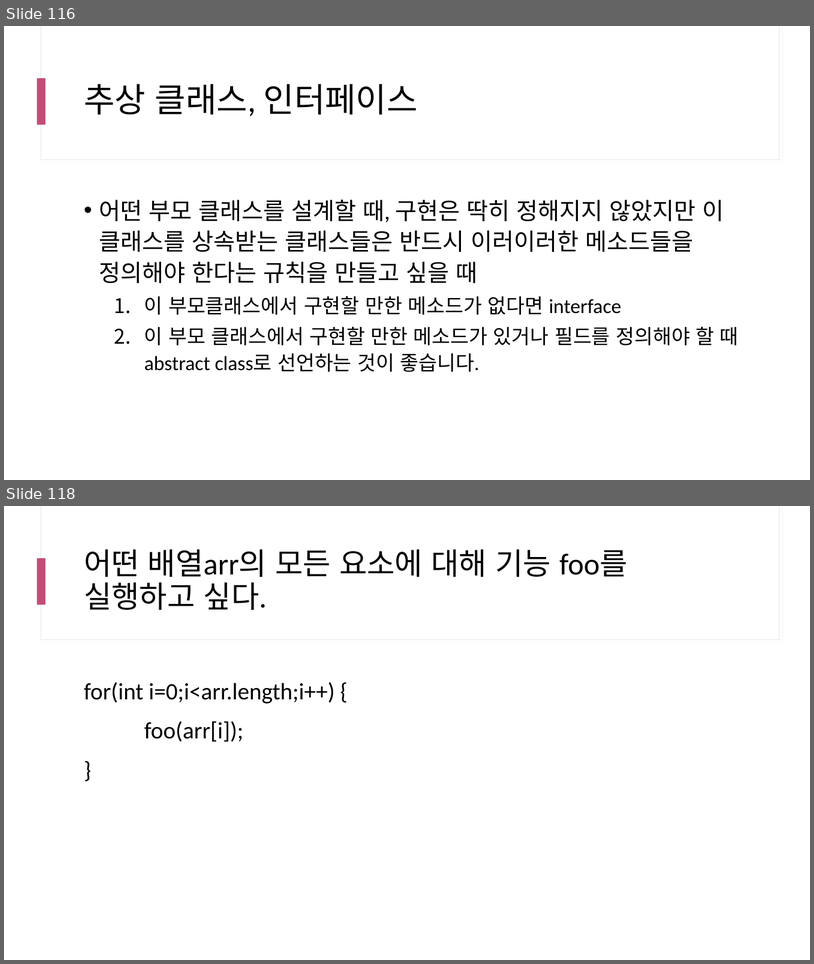
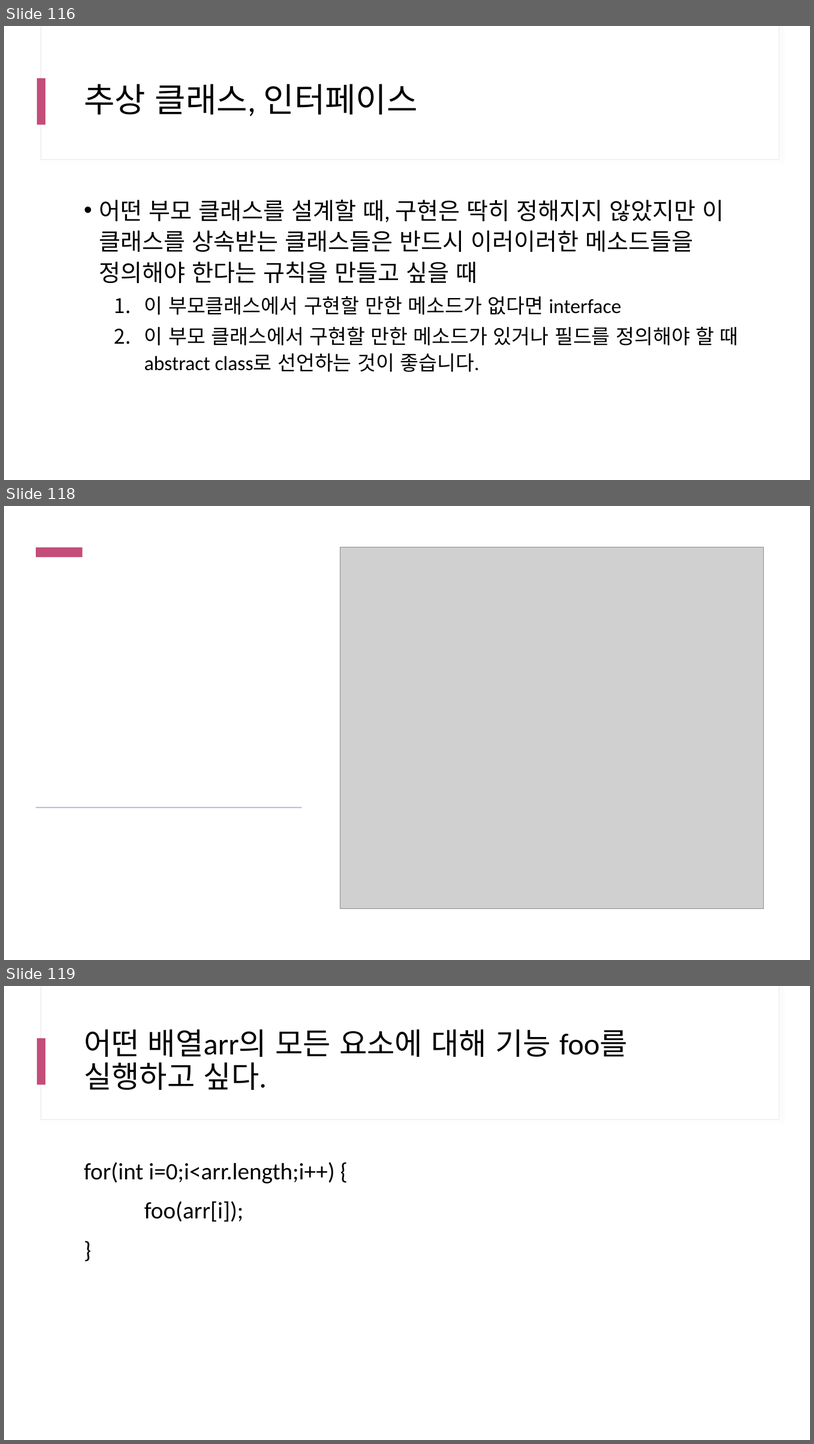
Before and after one commit to yhs0602/SPLIT_lecture_examples, a slide deck: docs/SPLIT 17차 Java.pptx. Shown one above the other, each under a label of ours: slides 116 and 118 before the commit, slides 116, 118 and 119 after it; the slides between them are not shown. The pictures are 814x964 and 814x1444 pixels, drawn with LibreOffice and Linux fonts; fonts in the diff are those of the drawing; grey boxes stand for pictures. Boxes give left, top, right and bottom in pixels: in the first picture for what was removed or moved away, otherwise in the second. Text is boxed around its words. In the diff, an @@ line names an element or a change of style, - is before the commit and + after.

```diff
--- a/docs/SPLIT 17차 Java.pptx
+++ b/docs/SPLIT 17차 Java.pptx
@@ slide 118 added at box(4, 506, 810, 960), background #FFFFFF; not listed: 2 template elements that a slide beside it also shows @@
@@ rectangle added at box(4, 506, 810, 960), fill #FFFFFF @@
@@ rectangle added at box(36, 547, 83, 557), fill #C34D79 @@
@@ picture added at box(341, 547, 764, 908) @@
@@ rectangle added at box(36, 807, 302, 808), fill #BDBFDB @@
@@ what was slide 118 is now slide 119 @@
```
Also in this commit, not shown: 2 slides changed, 11 other files.
